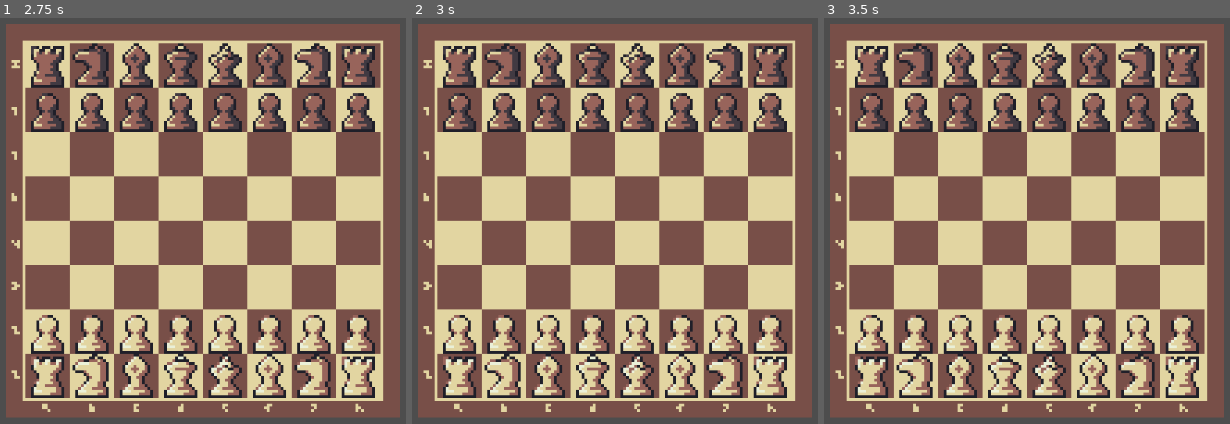
Above: before the commit, frames 1-3 (left to right).
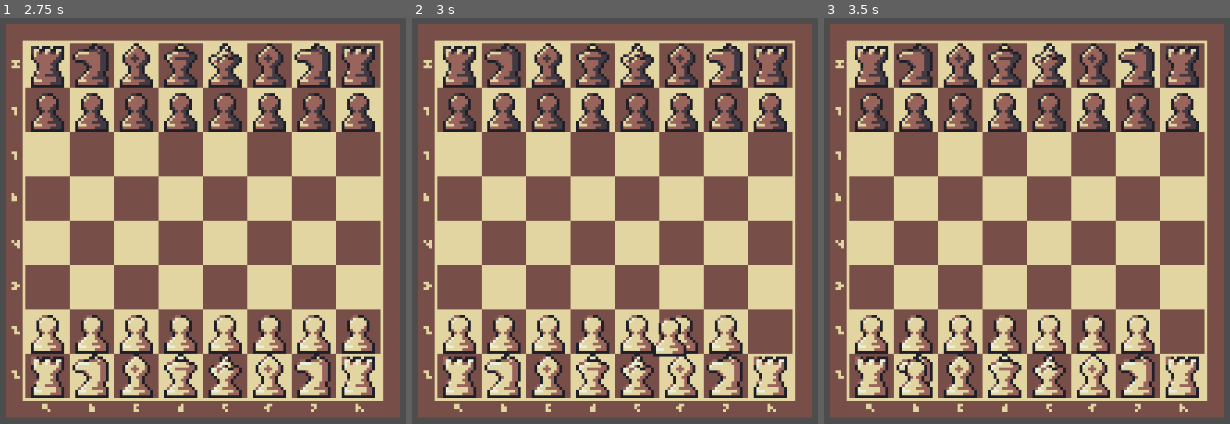
Above: after the commit, the same moments.

Repository: RadiatingDucks/Blunder_game
Game: Godot game, scene res://scenes/yay.tscn
Same seed, same stepped clock (60 frames per second), same inputs: the game is played once before the commit and once after it.
Inputs (mouse positions are in pixels of both pictures, inside the frame that each line leads up to):
- Up to frame 1 (2.75 s): tap Enter at 0.5, 2 s; move the mouse to (outside the picture) at 0.52 s; hold Right 0.53-1.25 s; click (outside the picture) at 0.6 s; tap Space at 1.25 s; drag from (219, 245) to (48, 375) at 1.27 s; move the mouse to (outside the picture) at 2.02 s; hold Right from 2.03 s (still down); tap Alt at 2.1 s; click (outside the picture) at 2.3 s
- Up to frame 2 (3 s): release Right at 2.75 s; tap Space at 2.75 s; drag from (753, 314) to (505, 375) at 2.77 s
- Up to frame 3 (3.5 s): no input

Frame 1 is identical in both runs. In frame 2, 1.1% of the frame differs, in the area x 59-93%, y 73-84%; in frame 3, 0.8%.

Commit message:
pieces are able to move to different squares of the board

Diff:
--- a/Blunder/project.godot
+++ b/Blunder/project.godot
@@ -15,9 +15,21 @@
 config/features=PackedStringArray("4.4", "GL Compatibility")
 config/icon="res://icon.svg"
 
+[autoload]
+
+Globals="*res://scripts/globals.gd"
+
 [editor_plugins]
 
 enabled=PackedStringArray("res://addons/godot_super-wakatime/plugin.cfg")
+
+[input]
+
+left_click={
+"deadzone": 0.2,
+"events": [Object(InputEventMouseButton,"resource_local_to_scene":false,"resource_name":"","device":-1,"window_id":0,"alt_pressed":false,"shift_pressed":false,"ctrl_pressed":false,"meta_pressed":false,"button_mask":0,"position":Vector2(0, 0),"global_position":Vector2(0, 0),"factor":1.0,"button_index":1,"canceled":false,"pressed":false,"double_click":false,"script":null)
+, null]
+}
 
 [rendering]
 
--- a/Blunder/scenes/blackPieces.tscn
+++ b/Blunder/scenes/blackPieces.tscn
@@ -7,14 +7,11 @@
 size = Vector2(16, 15)
 
 [node name="Area2D" type="Area2D"]
-scale = Vector2(2, 2)
 script = ExtResource("1_o3cac")
 
 [node name="Sprite2D" type="Sprite2D" parent="."]
-scale = Vector2(2, 2)
 texture = ExtResource("1_56tfe")
 hframes = 6
 
 [node name="CollisionShape2D" type="CollisionShape2D" parent="."]
-scale = Vector2(2, 2)
 shape = SubResource("RectangleShape2D_62b1u")
--- a/Blunder/scenes/whitePieces.tscn
+++ b/Blunder/scenes/whitePieces.tscn
@@ -8,15 +8,12 @@
 
 [node name="Area2D" type="Area2D"]
 position = Vector2(0, -1)
-scale = Vector2(2, 2)
 script = ExtResource("1_2m8w7")
 
 [node name="Sprite2D" type="Sprite2D" parent="."]
-scale = Vector2(2, 2)
 texture = ExtResource("1_w345d")
 hframes = 6
 frame = 5
 
 [node name="CollisionShape2D" type="CollisionShape2D" parent="."]
-scale = Vector2(2, 2)
 shape = SubResource("RectangleShape2D_3uidm")
--- a/Blunder/scenes/yay.tscn
+++ b/Blunder/scenes/yay.tscn
@@ -1,7 +1,8 @@
-[gd_scene load_steps=5 format=3 uid="uid://d30j7280g5bf8"]
+[gd_scene load_steps=6 format=3 uid="uid://d30j7280g5bf8"]
 
-[ext_resource type="Script" uid="uid://c53ve0anruoma" path="res://scripts/global.gd" id="1_ofvou"]
+[ext_resource type="Script" uid="uid://c53ve0anruoma" path="res://scripts/game.gd" id="1_ofvou"]
 [ext_resource type="Texture2D" uid="uid://chomeq63bxt0" path="res://Assets/board_plain_05 (2).png" id="2_ofvou"]
+[ext_resource type="Script" uid="uid://cgygpbvum2qxp" path="res://scripts/board.gd" id="3_ofvou"]
 
 [sub_resource type="TileSetAtlasSource" id="TileSetAtlasSource_5e3ta"]
 texture = ExtResource("2_ofvou")
@@ -109,11 +110,12 @@
 [sub_resource type="TileSet" id="TileSet_qrrua"]
 sources/7 = SubResource("TileSetAtlasSource_5e3ta")
 
-[node name="Node2D" type="Node2D"]
+[node name="game" type="Node2D"]
 script = ExtResource("1_ofvou")
 
-[node name="TileMap" type="TileMap" parent="."]
+[node name="board" type="TileMap" parent="."]
 scale = Vector2(4, 4)
 tile_set = SubResource("TileSet_qrrua")
 format = 2
 layer_0/tile_data = PackedInt32Array(0, 7, 0, 1, 65543, 0, 2, 131079, 0, 3, 196615, 0, 4, 196615, 0, 5, 262151, 0, 6, 3 …(1673 unchanged characters)…
+script = ExtResource("3_ofvou")
--- a/Blunder/scripts/black_pieces.gd
+++ b/Blunder/scripts/black_pieces.gd
@@ -1,4 +1,7 @@
 extends Area2D
+
+var color = Globals.COLORS.BLACK
+var global_board_position: Vector2i
 
 @export var piece_frame: int = 0:
 	set(value):
--- a/Blunder/scripts/global.gd
+++ b/Blunder/scripts/board.gd
@@ -1,7 +1,10 @@
-extends Node2D
+extends TileMap
+
 #preloading chess pieces
 const white_pieces = preload("res://scenes/whitePieces.tscn")
 const black_pieces = preload("res://scenes/blackPieces.tscn")
+
+@export var pieces =[]
 
 # Called when the node enters the scene tree for the first time.
 func _ready() -> void:
@@ -13,13 +16,19 @@
 	var new_piece = scene.instantiate()
 
 	#position of the piece
-	new_piece.position = Vector2(grid_pos.x*64 + 32, grid_pos.y*64 + 32)
+	new_piece.position = Vector2(
+	grid_pos.x * 16 + 8,
+	grid_pos.y * 16 + 8
+	)
 
 	#gets sprite key frame from variable
 	new_piece.piece_frame = frame_index
 
 	#adds to game tree
 	add_child(new_piece)
+
+	pieces.append(new_piece)
+	new_piece.global_board_position = grid_pos
 
 func reset_board() -> void:
 	#white side
@@ -60,6 +69,7 @@
 	spawn_pieces(black_pieces, Vector2(7,2), 0) #Pawn G7
 	spawn_pieces(black_pieces, Vector2(8,2), 0) #Pawn H7
 
-# Called every frame. 'delta' is the elapsed time since the previous frame.
-func _process(delta: float) -> void:
-	pass
+func get_piece(pos: Vector2i):
+	for piece in pieces:
+		if piece.global_board_position == pos:
+			return piece
--- /dev/null
+++ b/Blunder/scripts/game.gd
@@ -0,0 +1,78 @@
+extends Node2D
+
+#variable declarations
+var player_color;
+var status;
+var player_2_type;
+
+#To drag piece
+var is_dragging: bool;
+var selected_piece = null;
+var previous_position = null;
+
+@onready var board = $board
+
+func _ready() -> void:
+	start_game()
+
+func _input(event):
+	#when mouse clicks/drags
+	if Input.is_action_just_pressed("left_click"):
+		var pos = get_pos_under_mouse()
+		selected_piece = board.get_piece(pos)
+		#drag piece only if they are under mouse or right color
+		if selected_piece == null or selected_piece.color != status:
+			return
+		is_dragging = true
+		previous_position = selected_piece.position
+		selected_piece.z_index = 100
+	elif event is InputEventMouseMotion and is_dragging:
+		selected_piece.global_position = get_global_mouse_position()
+	elif Input.is_action_just_released("left_click") and is_dragging:
+
+		#checks if the player made a valid move
+		var is_valid_move = drop_piece()
+		#if release position is illegal
+		if !is_valid_move:
+			#move piec back to its previous position
+			selected_piece.position = previous_position
+		selected_piece.z_index = 1
+		selected_piece = null
+		is_dragging = false
+
+
+func start_game():
+	is_dragging = false
+	player_color = Globals.COLORS.WHITE
+	status = Globals.COLORS.WHITE
+	player_2_type = Globals.PLAYER_TWO_TYPE.HUMAN
+
+func get_pos_under_mouse():
+	var pos = get_global_mouse_position()
+	pos.x = int(pos.x / 64)
+	pos.y = int(pos.y / 64)
+	return pos
+
+func drop_piece():
+	#gets the position of the where the mouse wants to place the piece
+	var to_move = get_pos_under_mouse()
+
+	#checks if the placement is valid compared to its original position
+	if valid_move(selected_piece.position, to_move):
+		#gets the piece that is at the coordinates player wants to drop the selected piece( returns null if there's no piece there)
+		var dest_piece = board.get_piece(to_move)
+
+		#if there is a piece at the square and it is not the same color as the selected piece
+		if dest_piece != null and dest_piece.color != selected_piece.color:
+			#deletes the piece
+			board.delete_piece(dest_piece)
+		#moves the piece to the location
+		selected_piece.move_position(to_move)
+
+		return true
+
+	return false
+
+func valid_move(from_pos, to_pos):
+
+	return true
--- /dev/null
+++ b/Blunder/scripts/globals.gd
@@ -0,0 +1,18 @@
+extends Node
+
+enum PLAYER {ONE, TWO}
+enum PLAYER_TWO_TYPE {
+	HUMAN, AI
+}
+enum COLORS{
+	BLACK,WHITE
+}
+
+enum PIECE_TYPES {
+	PAWN,
+	KNIGHT,
+	ROOK,
+	BISHOP,
+	QUEEN,
+	KING
+}
--- a/Blunder/scripts/white_pieces.gd
+++ b/Blunder/scripts/white_pieces.gd
@@ -1,4 +1,8 @@
 extends Area2D
+
+var color = Globals.COLORS.WHITE
+var global_board_position: Vector2i
+var moved = false
 
 @export var piece_frame: int = 0:
 	set(value):
@@ -7,11 +11,11 @@
 			$Sprite2D.frame = piece_frame
 
 
-# Called when the node enters the scene tree for the first time.
-func _ready() -> void:
-	$Sprite2D.frame = piece_frame
 
-
-# Called every frame. 'delta' is the elapsed time since the previous frame.
-func _process(delta: float) -> void:
-	pass
+func move_position(to_move:Vector2i):
+	moved = true
+	global_board_position = to_move
+	position = Vector2(
+		to_move.x * 16 + 8,
+		to_move.y * 16 + 8
+		)
Not shown, added: Blunder/scripts/board.gd.uid
Renamed: Blunder/scripts/global.gd.uid -> Blunder/scripts/game.gd.uid
Not shown, added: Blunder/scripts/globals.gd.uid
